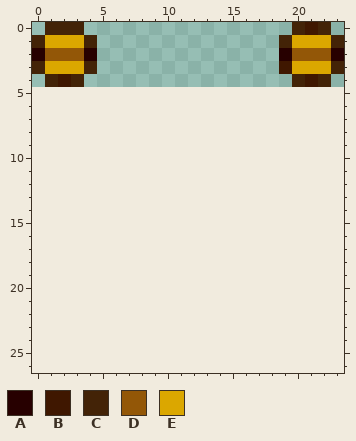
One commit to this pixel-art sprite: assets/tracks.png. That is the earlier state.
The file is 24x5 pixels. The old version is drawn lined up with the new one, on the new canvas.
Palette (. is transparent): A #270000  B #3f1700  C #432307  D #935707  E #dba700
Pixels before, first column x 0:
0 .CCC................CBC.
1 CEEEC..............CEEEC
2 ADDDA..............ADDDA
3 CEEEC..............BEEEC
4 .CBC................CBC.
Now the later version:
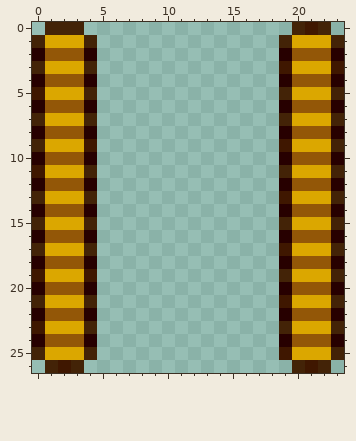
Difference:
canvas 24x5 -> 24x27
Changed rows in their new state; - is an unchanged pixel.
first column x 0:
 3 -----------------------B
 4 ADDDA--------------ADDDA
 5 BEEEC--------------CEEEC
 6 ADDDA--------------ADDDA
 7 CEEEC--------------CEEEC
 8 ADDDA--------------ADDDA
 9 CEEEB--------------BEEEC
10 ADDDA--------------ADDDA
11 BEEEC--------------CEEEC
12 ADDDA--------------ADDDA
13 CEEEC--------------BEEEC
14 ADDDA--------------ADDDA
15 CEEEC--------------CEEEC
16 ADDDA--------------ADDDA
17 CEEEC--------------BEEEC
18 ADDDA--------------ADDDA
19 BEEEB--------------CEEEC
20 ADDDA--------------ADDDA
21 CEEEC--------------BEEEC
22 ADDDA--------------ADDDA
23 BEEEC--------------CEEEC
24 ADDDA--------------ADDDA
25 CEEEC--------------BEEEC
26 -CBC----------------CBC-
Boxes around the changes in both pictures, in picture pixels (x1, y1, x2, y2):
changed: (279, 61, 344, 373)
changed: (32, 74, 97, 373)
